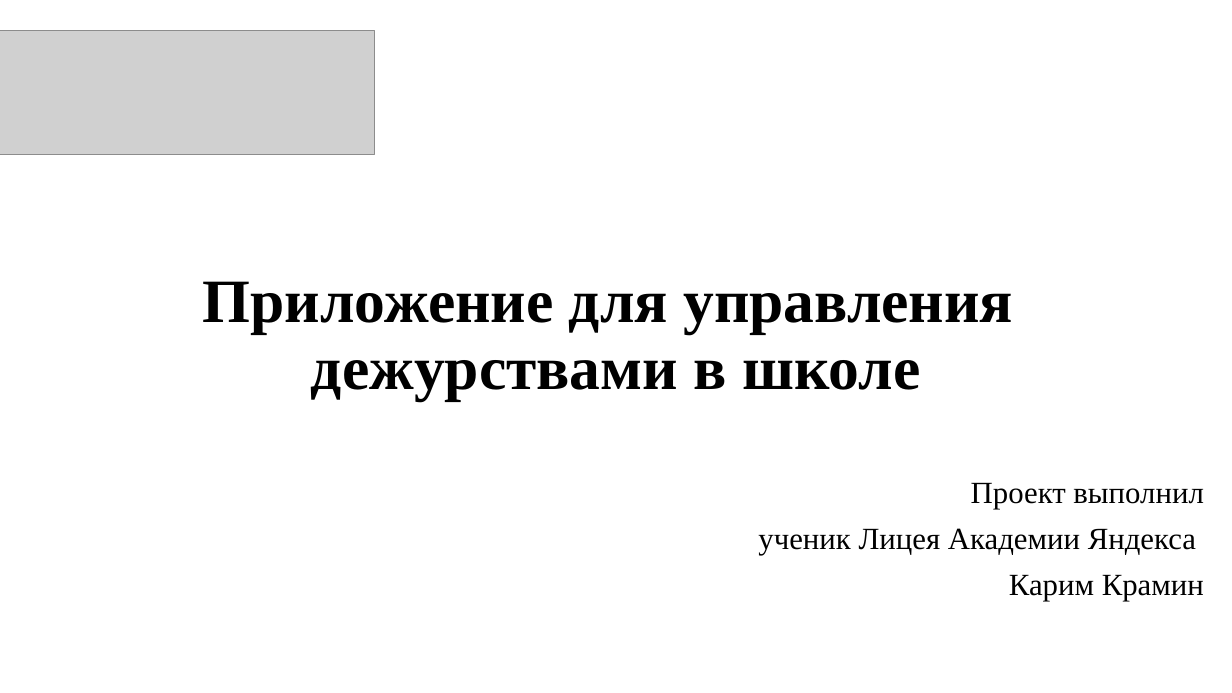
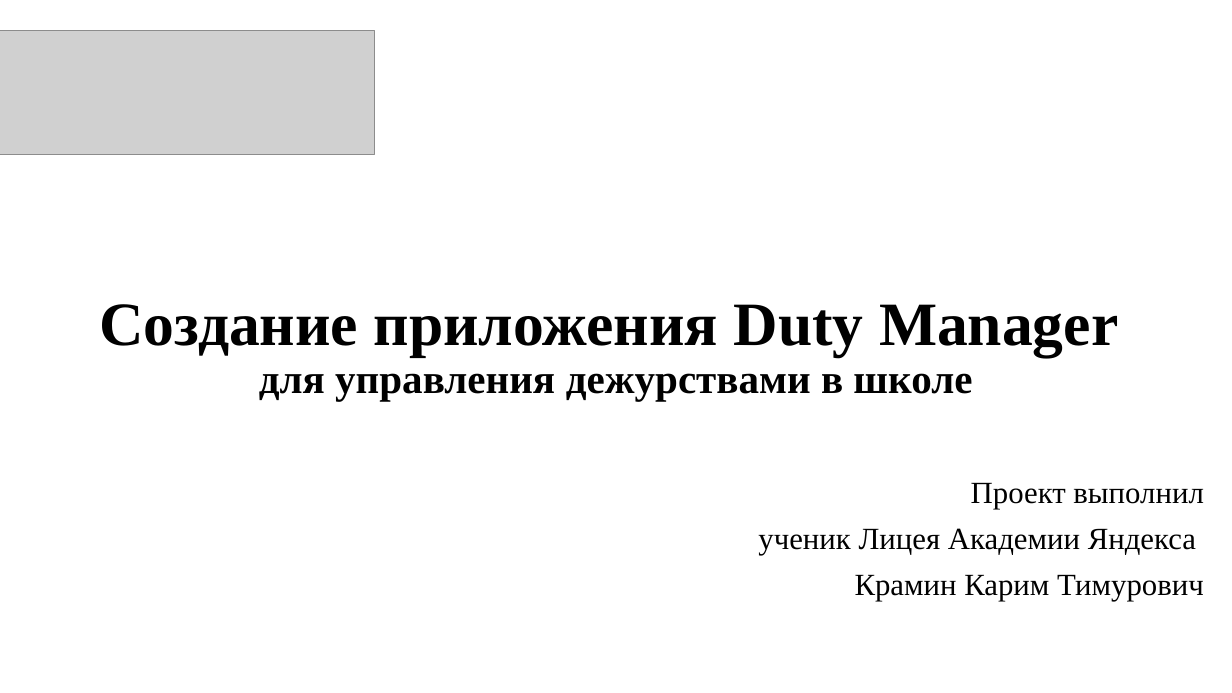
Before and after one commit to sk3feel/YandexProject1, a slide deck: slide 1 of Documentation/Презентация проекта.pptx. Drawn at 1232x693 pixels with LibreOffice and Linux fonts; fonts in the diff are those of the drawing; grey boxes stand for pictures. Boxes give left, top, right and bottom in pixels: in the first picture for what was removed or moved away, otherwise in the second. Text is boxed around its words. In the diff, an @@ line names an element or a change of style, - is before the commit and + after.

```diff
--- a/Documentation/Презентация проекта.pptx
+++ b/Documentation/Презентация проекта.pptx
@@ title at [99,304,1118,401]: text changed; size 48 to 32 pt @@
-Приложение для управления
-дежурствами в школе
+Создание приложения Duty Manager
+для управления дежурствами в школе
@@ subtitle at [855,574,1204,601]: text changed @@
-Карим Крамин
+Крамин Карим Тимурович
```
Also in this commit, not shown: 4 other slides changed, 2 slides added.
